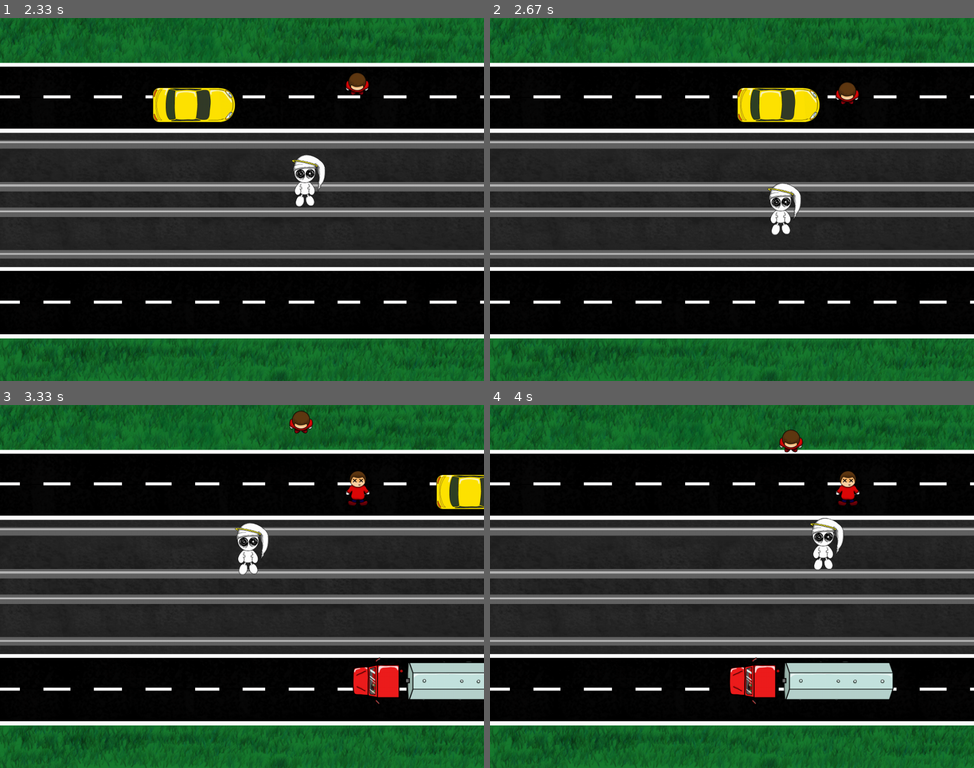
Above: before the commit, frames 1-4 (two rows, left to right).
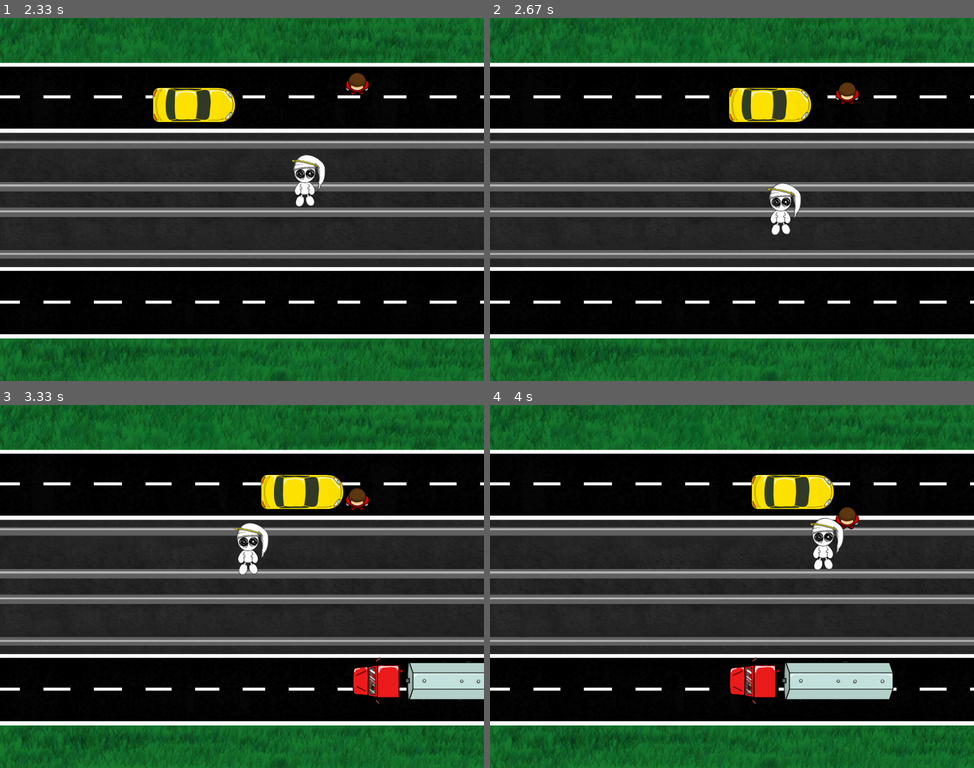
Above: after the commit, the same moments.

Repository: DanielKinsman/ghost-safety-squad-tigjamau
Game: pygame game, started from game.py
Two runs of this game, one before a commit and one after it. Both use one fixed random seed, a clock stepped at 60 frames per second and the inputs below. The source is Python 2; it was converted automatically to run under Python 3.
Inputs:
- Up to frame 1 (2.33 s): hold D 0.33-0.8 s; hold W 0.83-1.13 s; hold D 1.17-1.63 s; hold A 1.67-2.2 s; hold S from 2.23 s (still down)
- Up to frame 2 (2.67 s): release S at 2.53 s; hold A from 2.57 s (still down)
- Up to frame 3 (3.33 s): release A at 2.97 s; hold W from 3 s (still down)
- Up to frame 4 (4 s): release W at 3.37 s; hold D from 3.4 s (still down)

Frame 1 is identical in both runs. In frame 2, 1.2% of the frame differs, in the area x 49-69%, y 19-29%; in frame 3, 3.1%, in the area x 53-100%, y 1-30%; in frame 4, 2.3%.

Commit message:
Vehicles brake for pedestrians

Diff:
--- a/game.py
+++ b/game.py
@@ -221,8 +221,8 @@
 
             #slow down if there's an obstacle ahead
             collisions = pygame.sprite.spritecollide(car.crashPredictor, self.carGroup, False)
-            # greater than one because the crash predictor is going to collide with the car
-            # it is attached to
+            collisions.extend(pygame.sprite.spritecollide(car.crashPredictor, self.personGroup, False))
+
             if len(collisions) > 0 and ((collisions[0] is not car) or (len(collisions) > 1)):
                 car.velocity.x *= 0.9
             elif car.velocity.magnitude() < car.maxVelocity:
Binary file changed: images/collider.png
